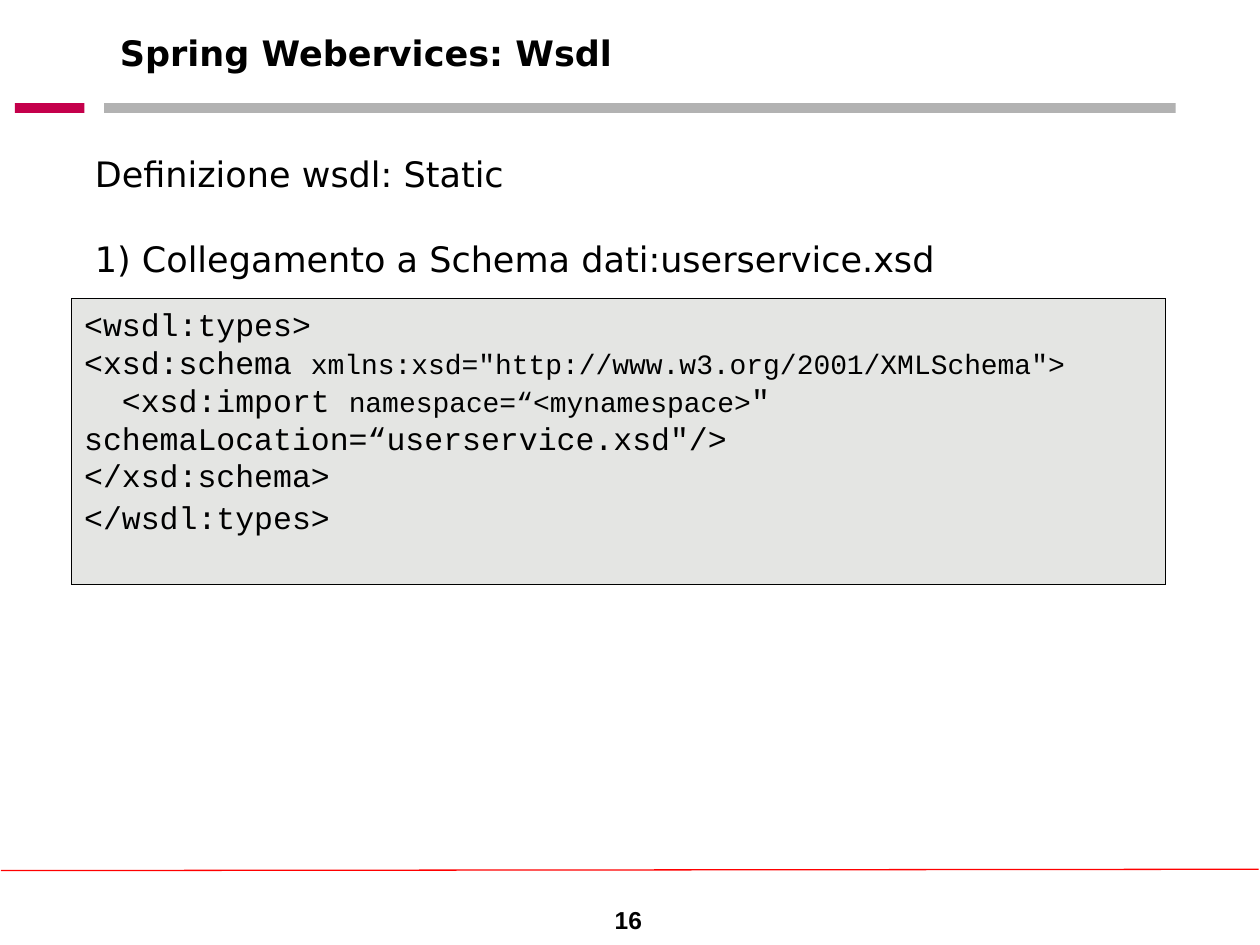
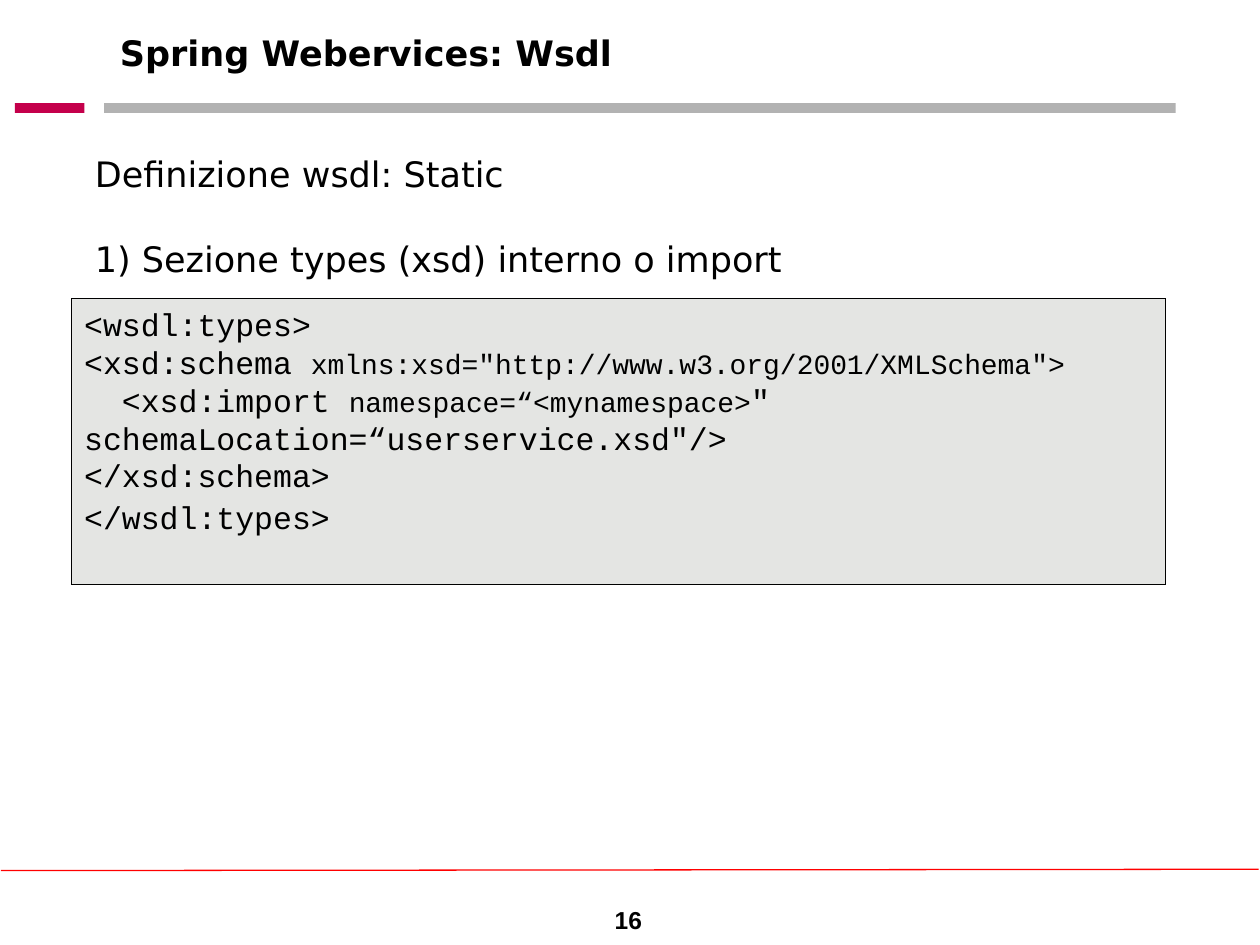
Before and after one commit to stefanofiorenza/SpringWebservices, a slide deck: slide 16 of Docs/Slides/Spring WebServices.ppt. Drawn at 1260x945 pixels with LibreOffice and Linux fonts; fonts in the diff are those of the drawing; background and template pictures are left out. Boxes give left, top, right and bottom in pixels: in the first picture for what was removed or moved away, otherwise in the second. Text is boxed around its words. In the diff, an @@ line names an element or a change of style, - is before the commit and + after.

```diff
--- a/Docs/Slides/Spring WebServices.ppt
+++ b/Docs/Slides/Spring WebServices.ppt
@@ text at (95,245,782,280): text changed @@
-  1) Collegamento a Schema dati:userservice.xsd
+  1) Sezione types (xsd) interno o import
```
Also in this commit, not shown: 3 other slides changed, 3 slides added.
